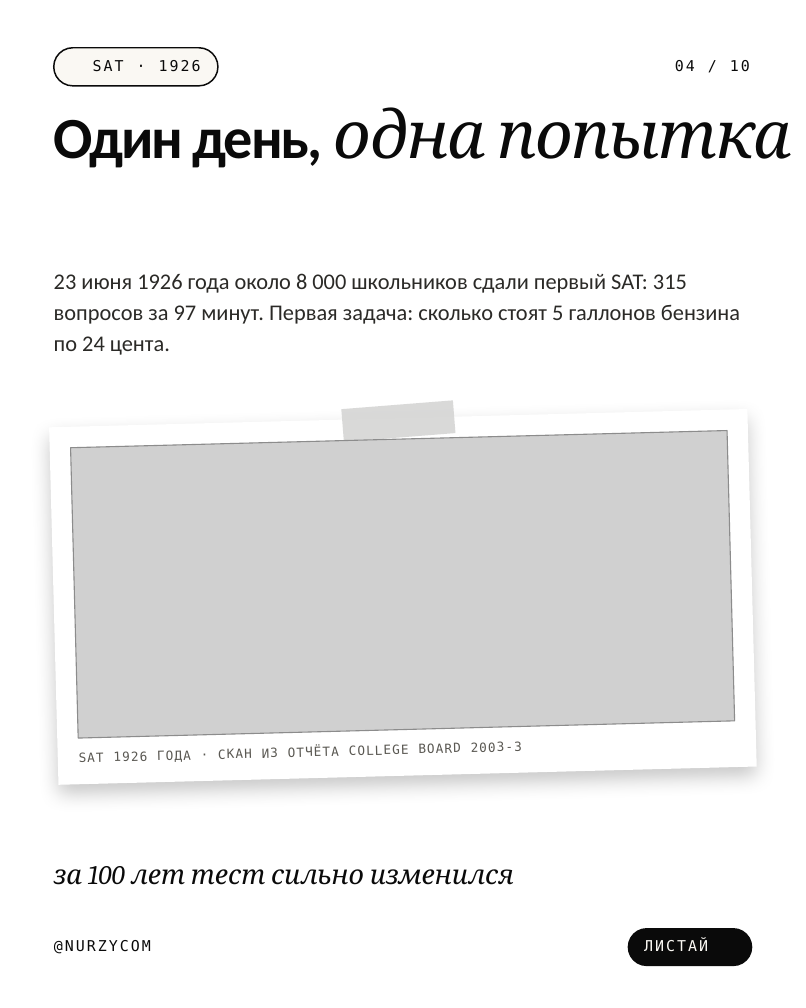
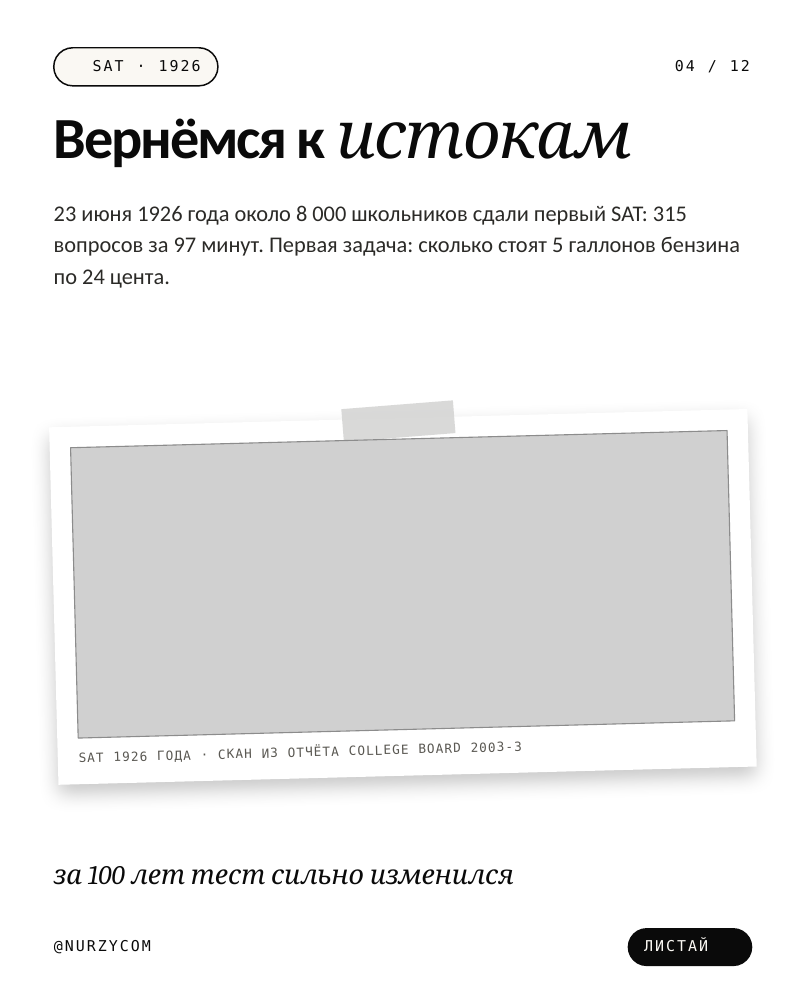
Before and after one commit to galiandojonathan-ship-it1/nurzycom_brand, a slide deck: slide 4 of social/pptx/sat-superscore.pptx. Drawn at 806x1008 pixels with LibreOffice and Linux fonts; fonts in the diff are those of the drawing; grey boxes stand for pictures; background and template pictures are left out. Boxes give left, top, right and bottom in pixels: in the first picture for what was removed or moved away, otherwise in the second. Text is boxed around its words. In the diff, an @@ line names an element or a change of style, - is before the commit and + after.

```diff
--- a/social/pptx/sat-superscore.pptx
+++ b/social/pptx/sat-superscore.pptx
@@ text at <box>675,60,750,72</box>: text changed @@
-04 / 10
+04 / 12
@@ text at <box>54,118,633,167</box>: text changed; size 44 to 39 pt; font Cambria to Calibri; bold on; italic off @@
-Один день, одна попытка
+Вернёмся к истокам
@@ text "23 июня 1926 года около ...": place and size @@
-text "23 июня 1926 года около ..." at <box>54,273,740,355</box>
+text "23 июня 1926 года около ..." at <box>54,205,740,288</box>
```
Also in this commit, not shown: 9 other slides changed, 2 slides added, 27 other files.
